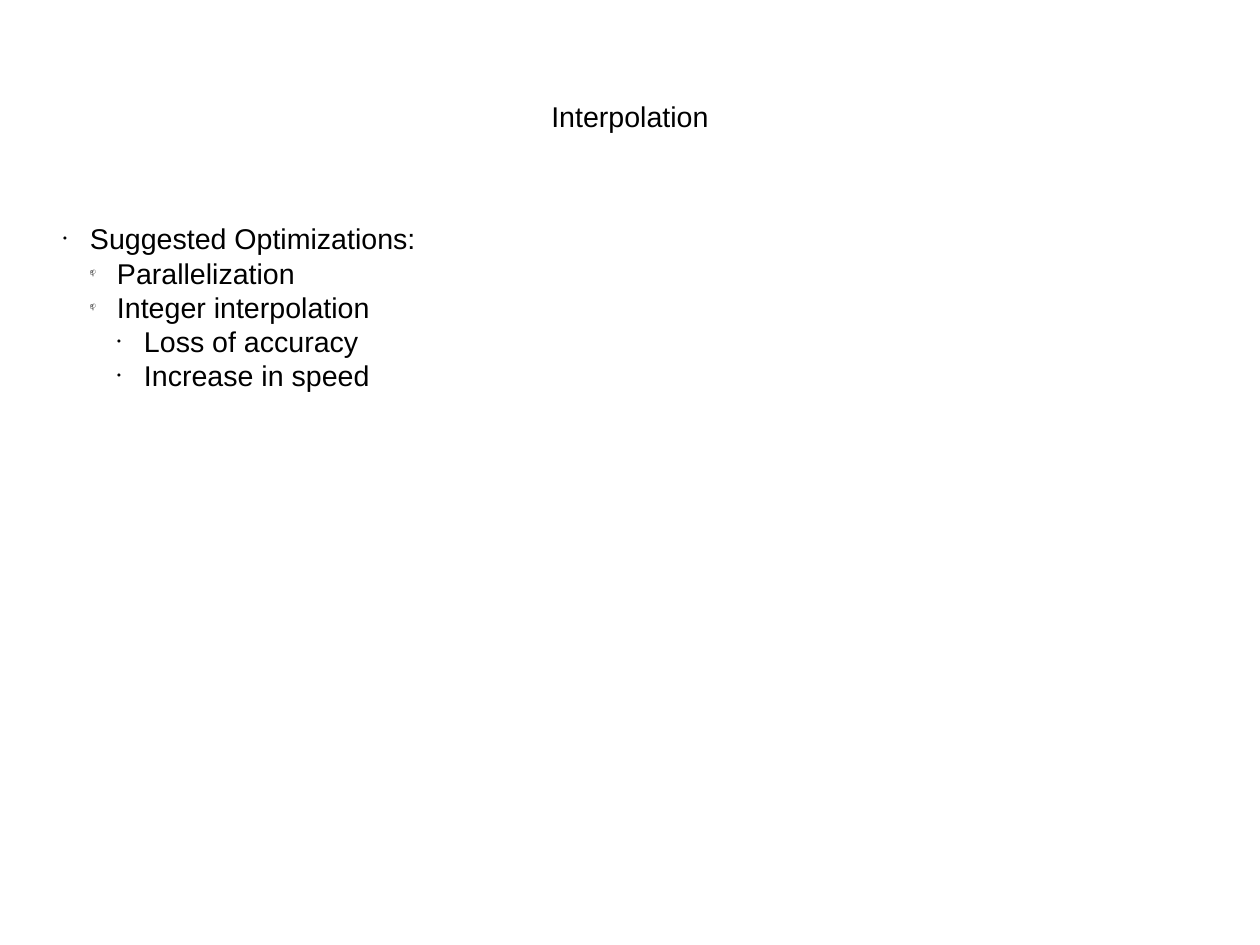
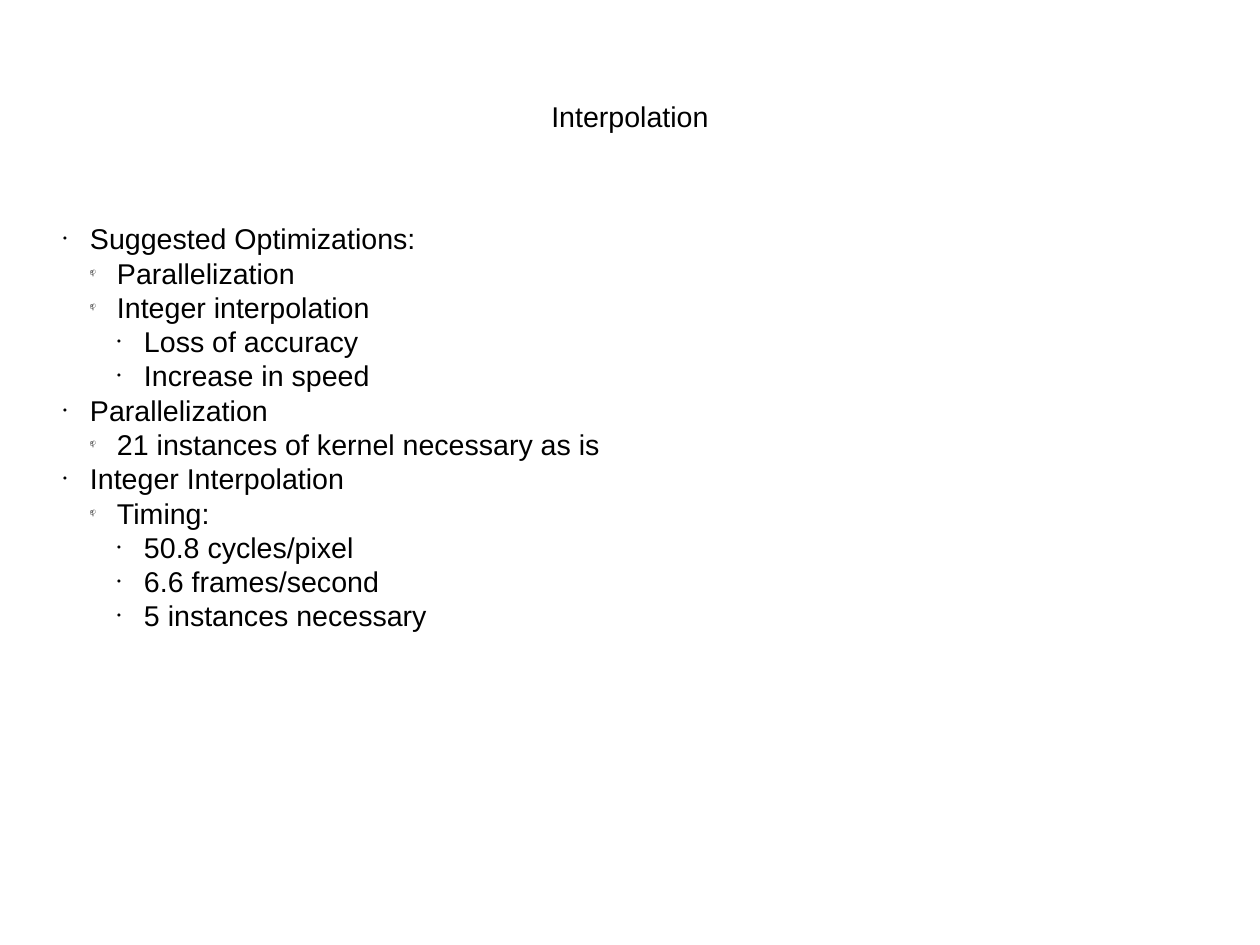
Before and after one commit to adeck/filtermen, a slide deck: slide 12 of polarization/related/PolarizationPipelinePresentation.pptx. Drawn at 1260x945 pixels with LibreOffice and Linux fonts; fonts in the diff are those of the drawing. Boxes give left, top, right and bottom in pixels: in the first picture for what was removed or moved away, otherwise in the second. Text is boxed around its words. In the diff, an @@ line names an element or a change of style, - is before the commit and + after.

Commit message:
added InterpolationInt stuff

```diff
--- a/polarization/related/PolarizationPipelinePresentation.pptx
+++ b/polarization/related/PolarizationPipelinePresentation.pptx
@@ text at (90,400,600,632): paragraphs added @@
+● Parallelization
+  📫 21 instances of kernel necessary as is
+● Integer Interpolation
+  📫 Timing:
+    ● 50.8 cycles/pixel
+    ● 6.6 frames/second
+    ● 5 instances necessary
```
Also in this commit, not shown: 6 other files.
